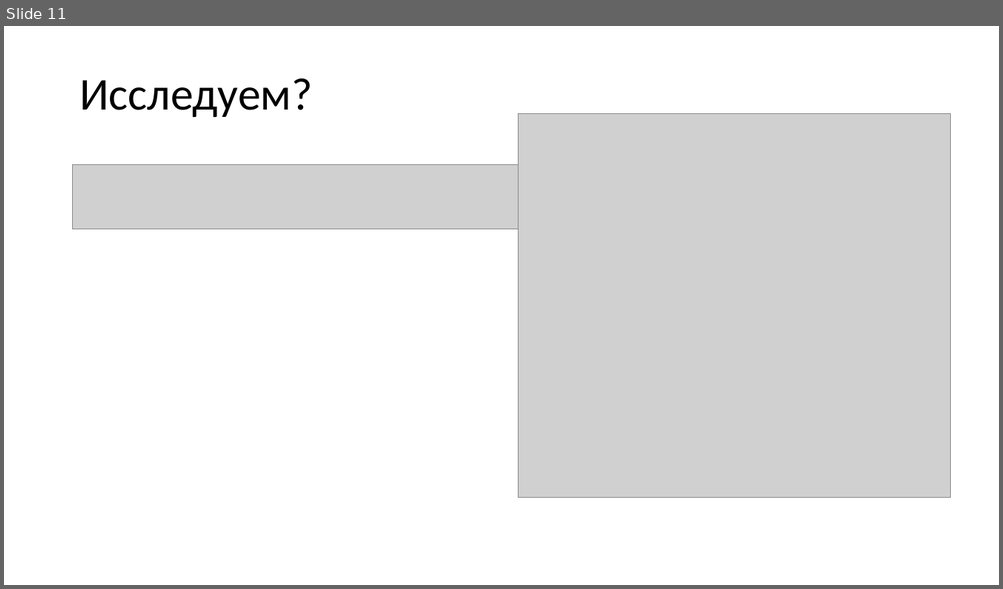
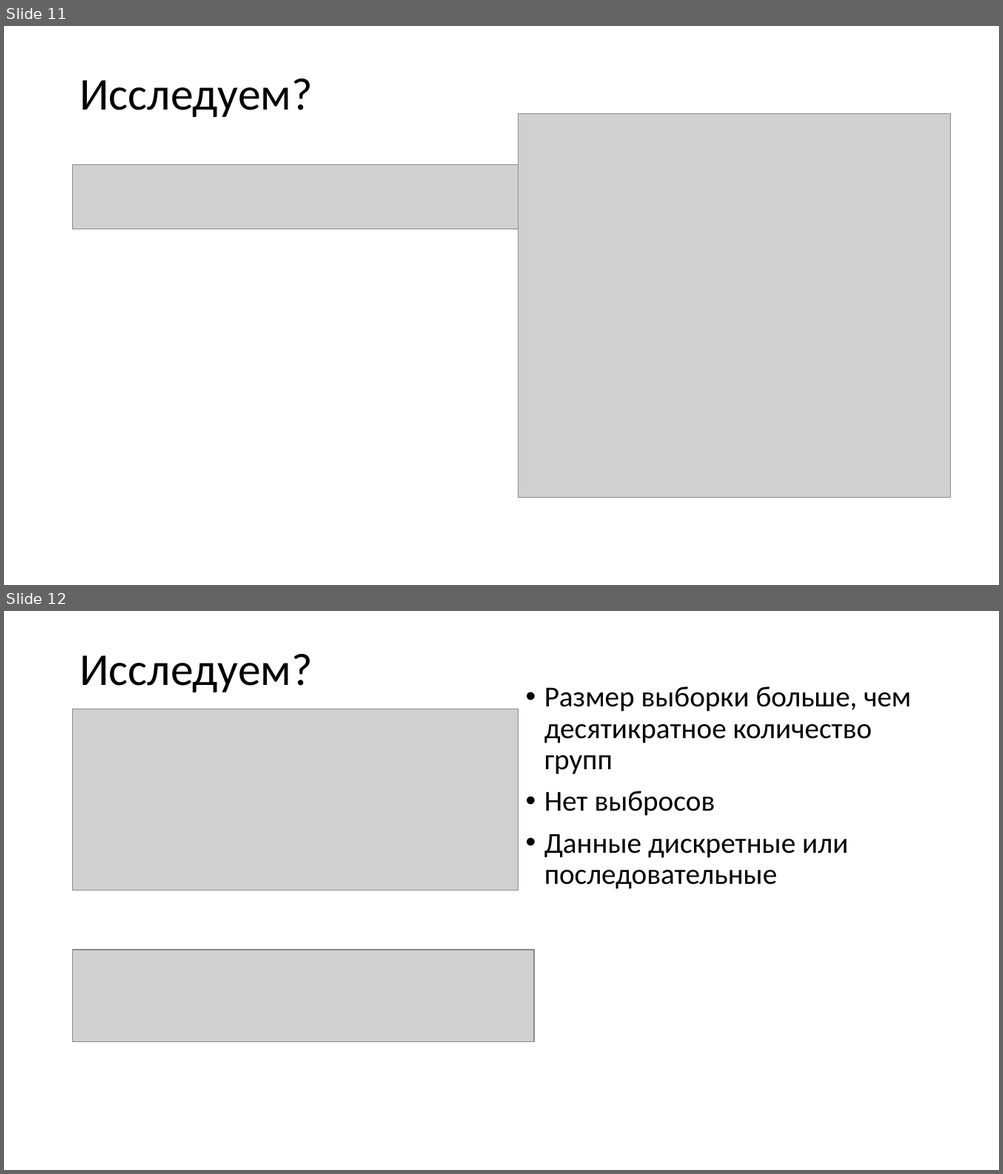
Before and after one commit to imhouston/MD-DA-2017, a slide deck: 5.1 Анализ данных. Многомерье. Начало.pptx. Shown one above the other, each under a label of ours: slide 11 before the commit, slides 11 and 12 after it. The pictures are 1003x589 and 1003x1174 pixels, drawn with LibreOffice and Linux fonts; fonts in the diff are those of the drawing; grey boxes stand for pictures. Boxes give left, top, right and bottom in pixels: in the first picture for what was removed or moved away, otherwise in the second. Text is boxed around its words. In the diff, an @@ line names an element or a change of style, - is before the commit and + after.

```diff
--- a/5.1 Анализ данных. Многомерье. Начало.pptx
+++ b/5.1 Анализ данных. Многомерье. Начало.pptx
@@ slide 12 added at bbox=[4, 611, 999, 1170], background #FFFFFF @@
@@ title added at bbox=[79, 654, 312, 692], 44 pt, text #000000 @@
+Исследуем?
@@ text added at bbox=[544, 686, 910, 889], 28 pt, text #000000 @@
+• Размер выборки больше, чем десятикратное количество групп
+• Нет выбросов
+• Данные дискретные или последовательные
@@ picture added at bbox=[73, 709, 518, 891] @@
@@ picture added at bbox=[73, 950, 535, 1042] @@
```
Also in this commit, not shown: 3 slides changed, 5 other slides added, 18 slides removed, 2 other files.
